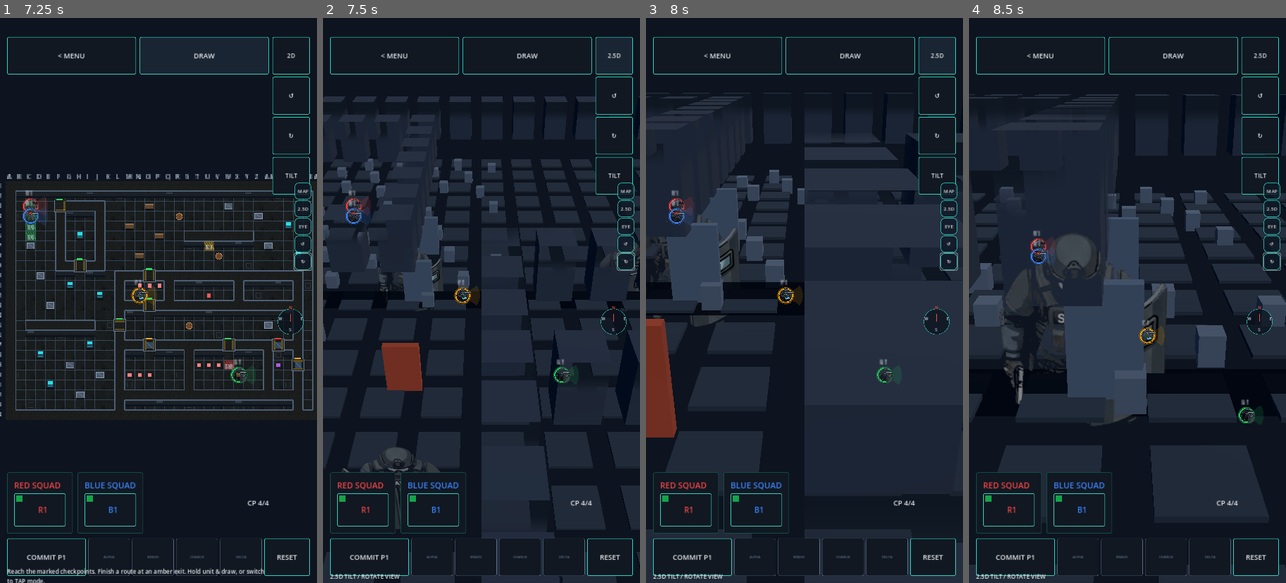
Above: before the commit, frames 1-4 (left to right).
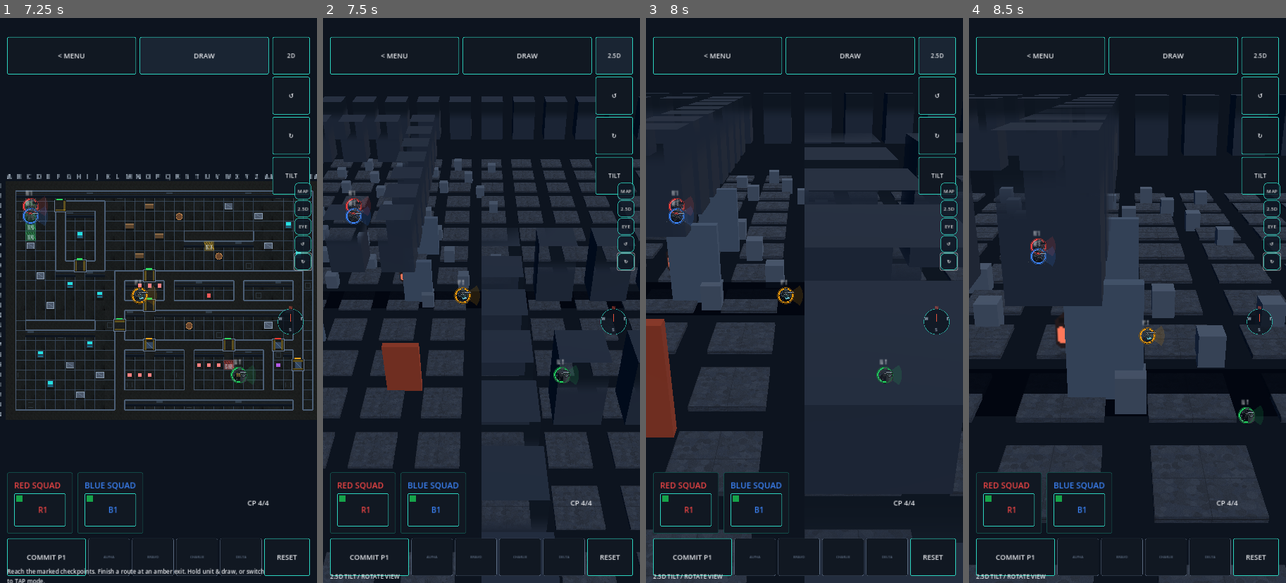
Above: after the commit, the same moments.

Repository: GhostMan612/TacPlanShooter
Game: Godot game, scene res://scenes/splash.tscn
The game is run twice, just before and just after one commit, with the same random seed, the same clock (stepped at 60 frames per second) and the same inputs.
Inputs (mouse positions are in pixels of both pictures, inside the frame that each line leads up to):
- Up to frame 1 (7.25 s): tap Enter at 0.5 s; move the mouse to (228, 272) at 0.52 s; hold Right (ui_right) 0.53-1.25 s; click (228, 272) at 0.67 s; click "START PASS & PLAY MATCH" at 1.25 s; click "MAP" at 2 s; click "2.5D" at 2.75 s; click "EYE" at 3.5 s; click "↺" at 4.25 s; click "↻" at 5 s; click "DRAW" at 5.75 s; click "TAP" at 6.5 s
- Up to frame 2 (7.5 s): click "2D" at 7.25 s
- Up to frame 3 (8 s): no input
- Up to frame 4 (8.5 s): drag from (1064, 328) to (1111, 413) at 8.02 s

Frame 1 is identical in both runs. In frame 2, 0.6% of the frame differs, in the area x 6-100%, y 31-91%; in frame 3, 0.6%; in frame 4, 2.2%, in the area x 9-72%, y 38-73%.

Commit message:
feat(m8): HD-2D textured floor+AO strips, breach visual swap + pooled rubble (24 cubes, 4 lights), true 8-dir Sprite3D atlases with camera-relative frames, harness assertions

Diff:
--- a/scripts/view3d/vfx_3d.gd
+++ b/scripts/view3d/vfx_3d.gd
@@ -9,6 +9,7 @@
 const LIGHT_POOL: int = 4
 const TRACER_POOL: int = 8
 const RING_POOL: int = 4
+const RUBBLE_POOL: int = 24
 
 
 var _lights: Array[OmniLight3D] = []
@@ -19,6 +20,9 @@
 var _ring_life: Array[float] = []
 var _light_mesh: BoxMesh = null
 var _ring_mesh: CylinderMesh = null
+var _rubble: Array[MeshInstance3D] = []
+var _rubble_vel: Array[Vector3] = []
+var _rubble_life: Array[float] = []
 
 
 func _ready() -> void:
@@ -59,6 +63,20 @@
 		add_child(r)
 		_rings.append(r)
 		_ring_life.append(0.0)
+	var cube := BoxMesh.new()
+	for i in range(RUBBLE_POOL):
+		var r := MeshInstance3D.new()
+		r.name = "Rubble%d" % i
+		r.mesh = cube
+		var mat := StandardMaterial3D.new()
+		mat.albedo_color = Color(0.42, 0.45, 0.50) if i % 2 == 0 else Color(0.58, 0.48, 0.36)
+		mat.texture_filter = BaseMaterial3D.TEXTURE_FILTER_NEAREST
+		r.material_override = mat
+		r.visible = false
+		add_child(r)
+		_rubble.append(r)
+		_rubble_vel.append(Vector3.ZERO)
+		_rubble_life.append(0.0)
 
 
 func muzzle(pos: Vector3, col: Color = Color(1.0, 0.72, 0.25)) -> void:
@@ -73,6 +91,25 @@
 func breach(pos: Vector3) -> void:
 	_spawn_light(pos + Vector3.UP * 0.6, Color(1.0, 0.45, 0.1), 14.0)
 	_spawn_ring(pos, 2.4)
+	spawn_breach_rubble(pos)
+
+
+func spawn_breach_rubble(pos: Vector3) -> void:
+	var n := 0
+	for i in range(RUBBLE_POOL):
+		if _rubble_life[i] > 0.0:
+			continue
+		var a := float(i) * 2.39996
+		var speed := 1.6 + float(i % 5) * 0.45
+		_rubble_vel[i] = Vector3(cos(a) * speed, 2.4 + float(i % 3) * 0.6, sin(a) * speed)
+		_rubble[i].position = pos + Vector3(0.0, 0.4, 0.0)
+		_rubble[i].rotation = Vector3(float(i) * 0.31, float(i) * 0.77, float(i) * 0.19)
+		_rubble[i].scale = Vector3.ONE * (0.11 + float(i % 4) * 0.04)
+		_rubble[i].visible = true
+		_rubble_life[i] = 4.0
+		n += 1
+		if n >= 16:
+			break
 
 
 func tracer(from: Vector3, to: Vector3) -> void:
@@ -147,3 +184,17 @@
 		_rings[i].scale *= 1.0 + delta * 1.8
 		if _ring_life[i] <= 0.0:
 			_rings[i].visible = false
+	for i in range(RUBBLE_POOL):
+		if _rubble_life[i] <= 0.0:
+			continue
+		_rubble_life[i] -= delta
+		_rubble_vel[i].y -= 7.8 * delta
+		_rubble[i].position += _rubble_vel[i] * delta
+		_rubble[i].rotation += _rubble_vel[i] * delta * 0.35
+		if _rubble[i].position.y < 0.1:
+			_rubble[i].position.y = 0.1
+			_rubble_vel[i].y = absf(_rubble_vel[i].y) * 0.34
+			_rubble_vel[i].x *= 0.7
+			_rubble_vel[i].z *= 0.7
+		if _rubble_life[i] <= 0.0:
+			_rubble[i].visible = false
--- a/scripts/view3d/world_view_3d.gd
+++ b/scripts/view3d/world_view_3d.gd
@@ -29,6 +29,7 @@
 var _floor_material: StandardMaterial3D = null
 var _wall_material: ShaderMaterial = null
 var _actor_textures: Array[Texture2D] = []
+var _dir_textures: Dictionary = {}
 
 
 func setup(w: SimWorld, m: GreyboxMap, floor: int, viewport: Vector2) -> void:
@@ -82,8 +83,15 @@
 	_box_mesh = BoxMesh.new()
 	_floor_material = StandardMaterial3D.new()
 	_floor_material.texture_filter = BaseMaterial3D.TEXTURE_FILTER_NEAREST
-	_floor_material.albedo_color = Color(0.10, 0.15, 0.21)
+	_floor_material.albedo_color = Color(0.62, 0.70, 0.82)
 	_floor_material.roughness = 0.9
+	_floor_material.uv1_triplanar = true
+	var floor_tex := ResourceLoader.load("res://assets/textures/concrete_seamless_256.png", "Texture2D") as Texture2D
+	if floor_tex != null:
+		_floor_material.albedo_texture = floor_tex
+	var floor_normal := ResourceLoader.load("res://assets/textures/spacegrunts_25d_tileset_n.png", "Texture2D") as Texture2D
+	if floor_normal != null:
+		_floor_material.normal_texture = floor_normal
 	var shader_path := "res://scripts/view3d/wall_cutaway.gdshader"
 	if ResourceLoader.exists(shader_path):
 		_wall_material = ShaderMaterial.new()
@@ -101,6 +109,20 @@
 			var tex := ResourceLoader.load(path) as Texture2D
 			if tex != null:
 				_actor_textures.append(tex)
+	var dir_paths := {
+		&"pointman": "res://assets/sprites/8dir/op_pointman_8dir.png",
+		&"breacher": "res://assets/sprites/8dir/op_breacher_8dir.png",
+		&"shield": "res://assets/sprites/8dir/op_shield_8dir.png",
+		&"tech": "res://assets/sprites/8dir/op_tech_8dir.png",
+		&"hostile": "res://assets/sprites/8dir/hostile_sentry_8dir.png",
+		&"hostage": "res://assets/sprites/8dir/hostage_8dir.png",
+	}
+	for key in dir_paths.keys():
+		var path: String = dir_paths[key]
+		if ResourceLoader.exists(path):
+			var tex := ResourceLoader.load(path, "Texture2D") as Texture2D
+			if tex != null:
+				_dir_textures[key] = tex
 	rebuild()
 	camera.focus(cell_to_world(Vector2i(map.width_cells / 2, map.height_cells / 2), floor))
 	camera.on_resize(viewport)
@@ -221,8 +243,10 @@
 		_floor_root.add_child(plate)
 		_floor_root.add_child(walls)
 		_floor_root.add_child(props)
+		var ao := _build_ao(fm, f)
+		_floor_root.add_child(ao)
 		_build_doors(fm, f)
-		_floor_meshes[f] = {"floor": plate, "walls": walls}
+		_floor_meshes[f] = {"floor": plate, "walls": walls, "ao": ao}
 	_door_signature = _signature()
 	_apply_floor_visibility()
 
@@ -301,6 +325,33 @@
 	return inst
 
 
+func _build_ao(fm: GreyboxMap, floor: int) -> MultiMeshInstance3D:
+	var mm := MultiMesh.new()
+	mm.mesh = _box_mesh
+	mm.transform_format = MultiMesh.TRANSFORM_3D
+	var spots: Array[Vector2i] = []
+	for y in range(fm.height_cells):
+		for x in range(fm.width_cells):
+			var c := Vector2i(x, y)
+			if fm.is_solid(c):
+				continue
+			if fm.solid_cells.has(c + Vector2i(0, -1)) or fm.solid_cells.has(c + Vector2i(-1, 0)) or fm.solid_cells.has(c + Vector2i(1, 0)):
+				spots.append(c)
+	mm.instance_count = spots.size()
+	for i in range(spots.size()):
+		var c: Vector2i = spots[i]
+		var p: Vector3 = cell_to_world(c, floor) + Vector3(0.0, 0.02, 0.0)
+		mm.set_instance_transform(i, Transform3D().translated(p).scaled(Vector3(CELL_UNITS, 0.02, CELL_UNITS)))
+	var inst := MultiMeshInstance3D.new()
+	inst.name = "WallAO%d" % floor
+	inst.multimesh = mm
+	var mat := StandardMaterial3D.new()
+	mat.albedo_color = Color(0.02, 0.04, 0.07, 0.42)
+	mat.transparency = BaseMaterial3D.TRANSPARENCY_ALPHA
+	inst.material_override = mat
+	return inst
+
+
 func _build_doors(fm: GreyboxMap, floor: int) -> void:
 	for key in fm.door_cells.keys():
 		var c := Vector2i(key)
@@ -313,9 +364,13 @@
 		mat.albedo_color = Color(0.24, 0.30, 0.38) if state == &"OPEN" else Color(0.55, 0.20, 0.12)
 		mat.emission_enabled = true
 		mat.emission = mat.albedo_color * 0.3
+		if state == &"BREACHED_DESTROYED":
+			mat.albedo_color = Color(0.16, 0.18, 0.21)
+			mat.emission = Color(0.95, 0.45, 0.10)
+			mat.emission_energy_multiplier = 0.6
 		box.material_override = mat
 		box.position = cell_to_world(c, floor) + Vector3(0.0, 1.1, 0.0)
-		box.scale = Vector3(1.35, 2.2, 0.25)
+		box.scale = Vector3(0.45, 0.55, 0.25) if state == &"BREACHED_DESTROYED" else Vector3(1.35, 2.2, 0.25)
 		_floor_root.add_child(box)
 
 
@@ -325,6 +380,8 @@
 		var shown: bool = int(f) == active_floor
 		(entry.get("floor") as Node3D).visible = shown
 		(entry.get("walls") as Node3D).visible = shown
+		if entry.has("ao"):
+			(entry.get("ao") as Node3D).visible = shown
 
 
 func _signature() -> String:
@@ -338,12 +395,24 @@
 	return "|".join(out)
 
 
+func _emit_breach_rubble() -> void:
+	if world == null or vfx == null:
+		return
+	for key in world.door_system.doors.keys():
+		if world.door_system.state(key) == int(DoorSystem.State.BREACHED_DESTROYED):
+			var cell := Vector2i(key)
+			vfx.spawn_breach_rubble(cell_to_world(cell, active_floor))
+			return
+
+
 func sync_from_world(w: SimWorld, floor: int, local_faction: int) -> void:
 	if w == null:
 		return
 	world = w
 	active_floor = floor
-	if _signature() != _door_signature:
+	var sig := _signature()
+	if sig != _door_signature:
+		_emit_breach_rubble()
 		rebuild()
 	else:
 		_apply_floor_visibility()
@@ -375,8 +444,13 @@
 		sprite.billboard = 2
 		sprite.shaded = false
 		sprite.centered = true
-		sprite.pixel_size = 0.022
-		if not _actor_textures.is_empty():
+		sprite.pixel_size = 0.035
+		sprite.hframes = 8
+		sprite.vframes = 1
+		var key: StringName = &"pointman" if o.faction_id == local_faction else &"hostile"
+		if _dir_textures.has(key):
+			sprite.texture = _dir_textures[key]
+		elif not _actor_textures.is_empty():
 			var idx: int = o.id if o.faction_id == local_faction else _actor_textures.size() - 1
 			sprite.texture = _actor_textures[posmod(idx, _actor_textures.size())]
 		_actor_root.add_child(sprite)
@@ -385,5 +459,5 @@
 	seen[o.id] = true
 	s.global_position = actor_to_world(o)
 	s.visible = o.floor_idx == active_floor and o.is_alive()
-	var sector: int = posmod(int(roundf(fposmod(o.facing_deg, 360.0) / 45.0)), 8)
-	s.flip_h = sector >= 4
+	var rel_deg := wrapf(o.facing_deg - (camera.yaw_deg if camera != null else 0.0) + 22.5, 0.0, 360.0)
+	s.frame = int(floor(rel_deg / 45.0)) % 8
--- a/tests/view3d_combat_harness.gd
+++ b/tests/view3d_combat_harness.gd
@@ -56,6 +56,21 @@
 		var view := WorldView3D.new()
 		root.add_child(view)
 		view.setup(w, m, 0, Vector2(720.0, 1612.0))
+		view.sync_from_world(w, 0, 0)
+		var frames_ok := true
+		for yaw in [0.0, 90.0, 180.0, 270.0]:
+			view.camera.yaw_deg = yaw
+			view.sync_from_world(w, 0, 0)
+			for id in view._actors.keys():
+				var s: Sprite3D = view._actors[id] as Sprite3D
+				frames_ok = frames_ok and s.frame >= 0 and s.frame <= 7
+		_check(frames_ok, "8dir sprite frames stay 0..7 across 90-degree yaw snaps")
+		view.vfx.spawn_breach_rubble(Vector3(2.0, 0.0, 2.0))
+		var rubble := 0
+		for child in view.vfx.get_children():
+			if child is MeshInstance3D and child.name.begins_with("Rubble") and child.visible:
+				rubble += 1
+		_check(rubble >= 12, "breach rubble pool spawns >= 12 debris cubes")
 		_check(view.get_child_count() > 0, "builds 3D view for " + path)
 		_check(view.vfx != null and view.fog_overlay != null, "vfx + fog overlay active for " + path)
 		view.update_routes({&"red": [Vector2i(2, 2), Vector2i(3, 2)]})
Binary file added: assets/sprites/8dir/hostage_8dir.png
Not shown, added: assets/sprites/8dir/hostage_8dir.png.import
Binary file added: assets/sprites/8dir/hostile_sentry_8dir.png
Not shown, added: assets/sprites/8dir/hostile_sentry_8dir.png.import
Binary file added: assets/sprites/8dir/op_breacher_8dir.png
Not shown, added: assets/sprites/8dir/op_breacher_8dir.png.import
Binary file added: assets/sprites/8dir/op_pointman_8dir.png
Not shown, added: assets/sprites/8dir/op_pointman_8dir.png.import
Binary file added: assets/sprites/8dir/op_shield_8dir.png
Not shown, added: assets/sprites/8dir/op_shield_8dir.png.import
Binary file added: assets/sprites/8dir/op_tech_8dir.png
Not shown, added: assets/sprites/8dir/op_tech_8dir.png.import
